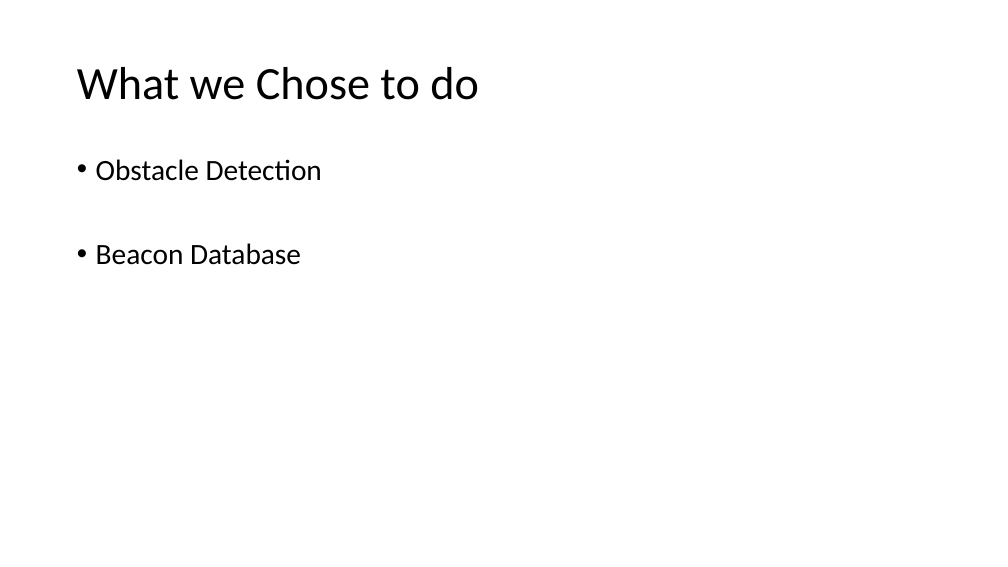
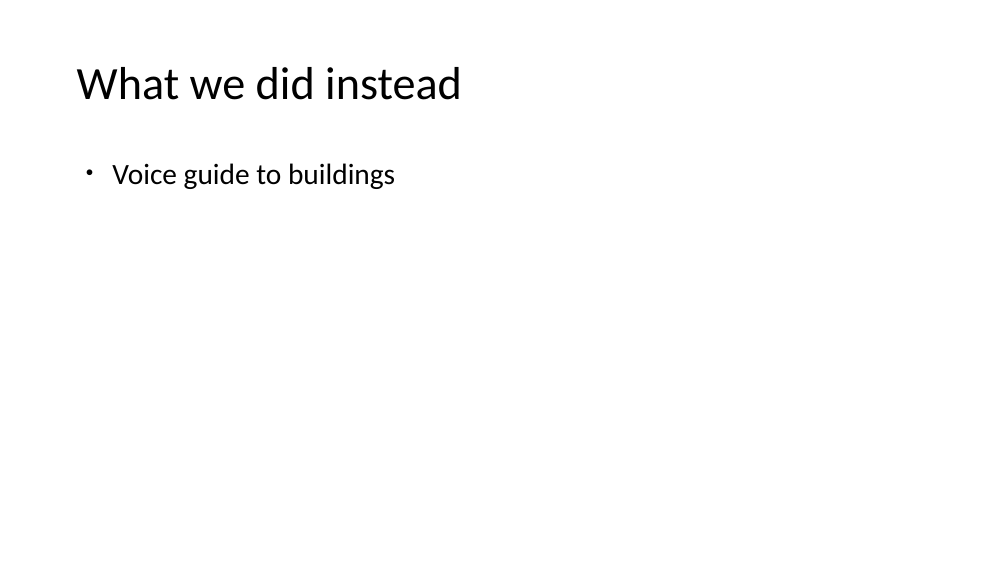
Before and after one commit to bournemouth2016/team-8, a slide deck: slide 9 of presentation/CFG.pptx (slide 3 before the commit). Drawn at 1008x567 pixels with LibreOffice and Linux fonts; fonts in the diff are those of the drawing. Boxes give left, top, right and bottom in pixels: in the first picture for what was removed or moved away, otherwise in the second. Text is boxed around its words. In the diff, an @@ line names an element or a change of style, - is before the commit and + after.

```diff
--- a/presentation/CFG.pptx
+++ b/presentation/CFG.pptx
@@ text at <box>77,67,462,100</box>: text changed @@
-What we Chose to do
+What we did instead
@@ text at <box>112,163,395,189</box>: text changed @@
-• Obstacle Detection
-• Beacon Database
+● Voice guide to buildings
```
Also in this commit, not shown: 2 other slides changed, 7 slides added, 2 slides removed, 1 other file.
